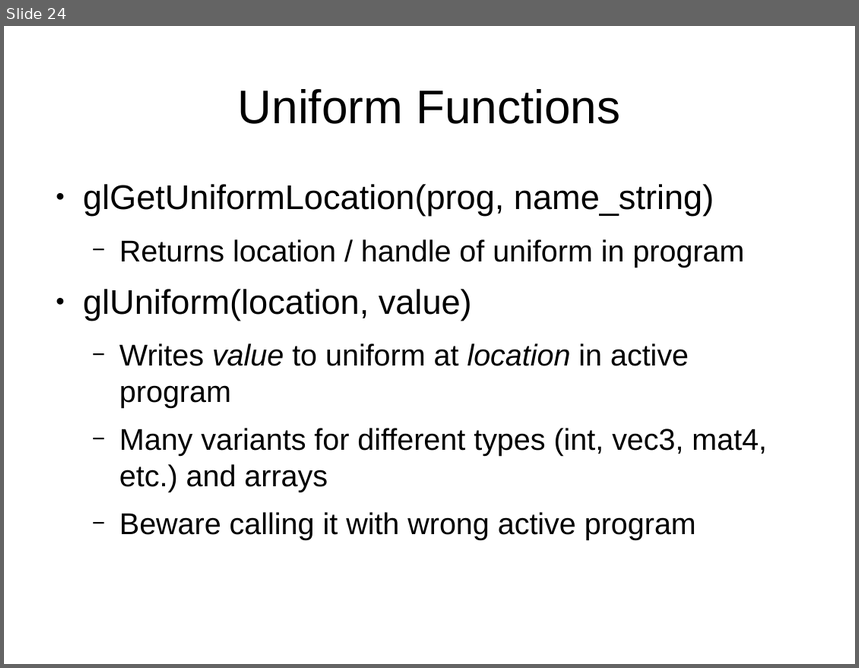
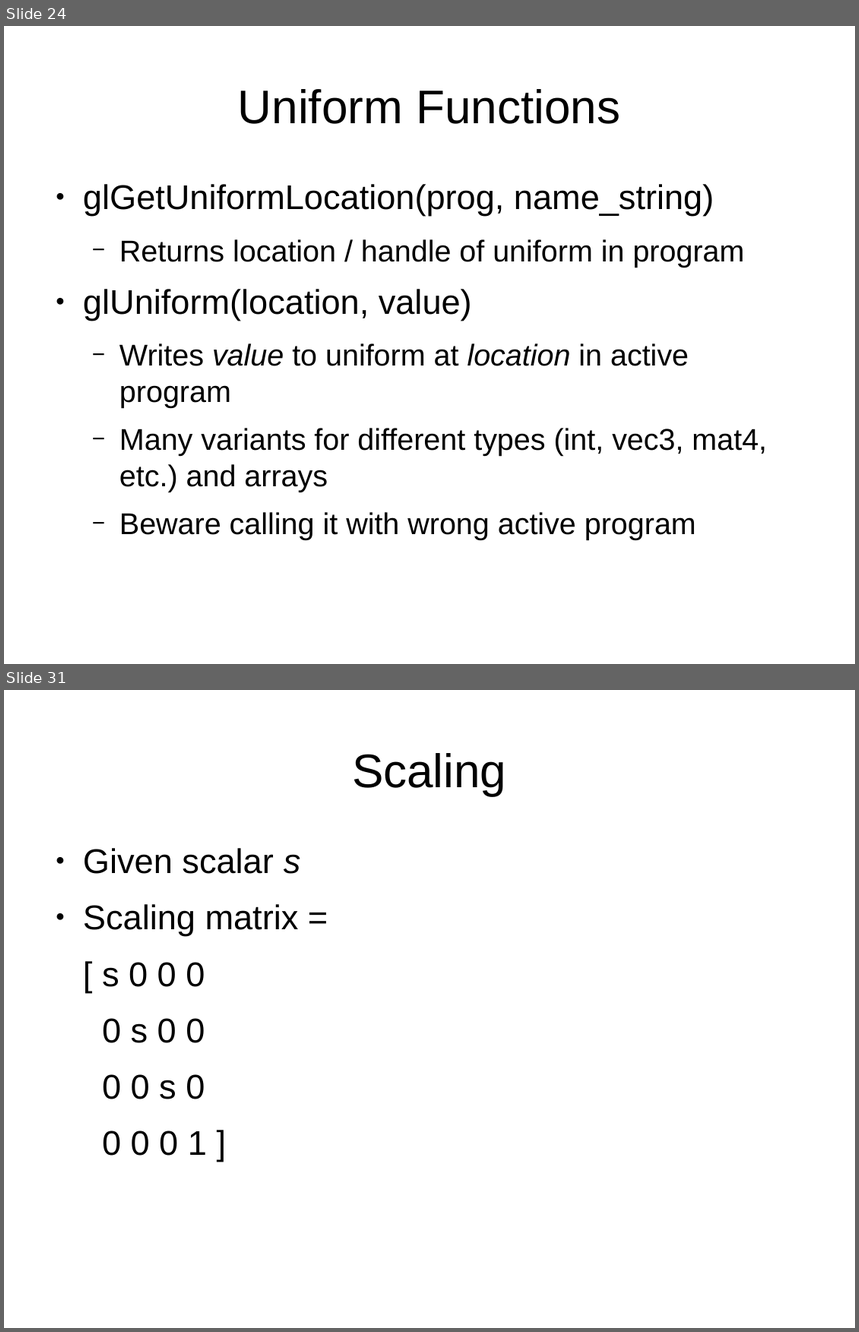
Before and after one commit to jayschwa/3d-opengl-presentation, a slide deck: Slides.odp. Shown one above the other, each under a label of ours: slide 24 before the commit, slides 24 and 31 after it; the slides between them are not shown. The pictures are 859x668 and 859x1332 pixels, drawn with LibreOffice and Linux fonts; fonts in the diff are those of the drawing. Boxes give left, top, right and bottom in pixels: in the first picture for what was removed or moved away, otherwise in the second. Text is boxed around its words. In the diff, an @@ line names an element or a change of style, - is before the commit and + after.

```diff
--- a/Slides.odp
+++ b/Slides.odp
@@ slide 31 added at [4,690,855,1328], background #FFFFFF @@
@@ title added at [352,753,506,796], 44 pt, text #000000 @@
+Scaling
@@ text added at [83,848,301,1156], 32 pt, text #000000 @@
+● Given scalar s
+● Scaling matrix =
+[ s 0 0 0
+0 s 0 0
+0 0 s 0
+0 0 0 1 ]
```
Also in this commit, not shown: 1 slide changed, 7 other slides added.
